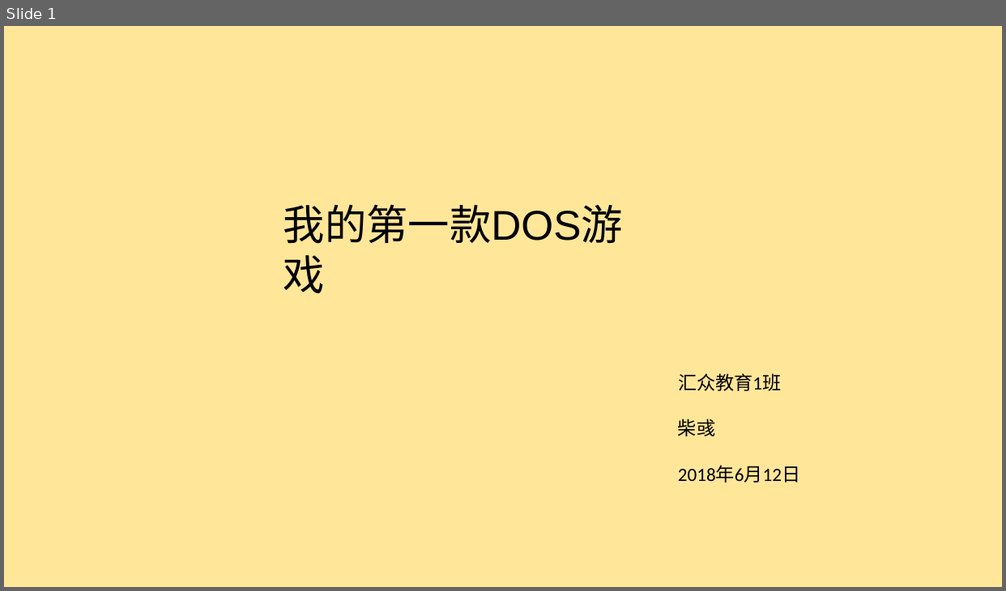
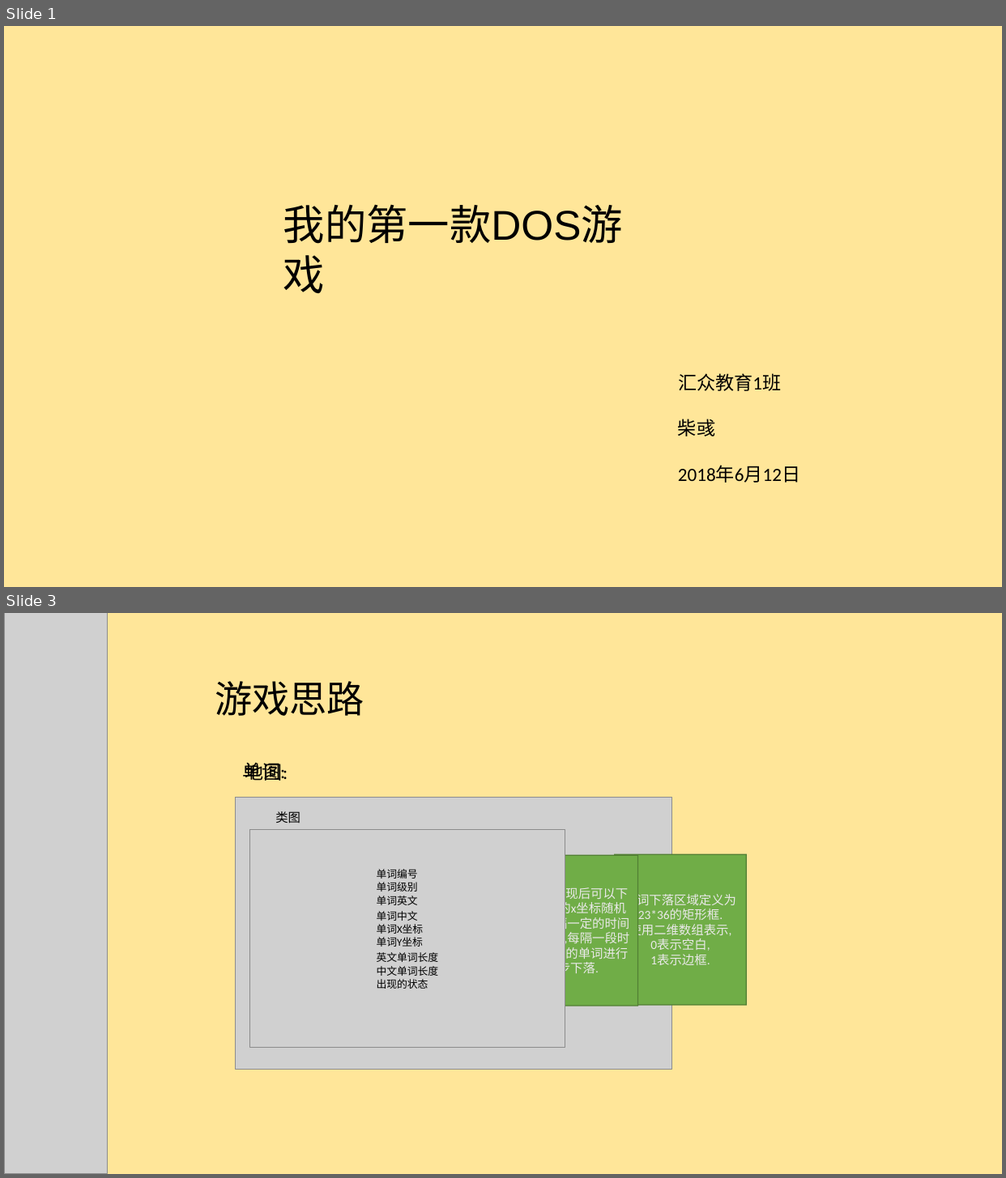
Before and after one commit to CatherineIsNotHere/MyStudyProject, a slide deck: 演示文稿1.pptx. Shown one above the other, each under a label of ours: slide 1 before the commit, slides 1 and 3 after it; the slides between them are not shown. The pictures are 1006x591 and 1006x1178 pixels, drawn with LibreOffice and Linux fonts; fonts in the diff are those of the drawing; grey boxes stand for pictures. Boxes give left, top, right and bottom in pixels: in the first picture for what was removed or moved away, otherwise in the second. Text is boxed around its words. In the diff, an @@ line names an element or a change of style, - is before the commit and + after.

```diff
--- a/演示文稿1.pptx
+++ b/演示文稿1.pptx
@@ slide 3 added at (4, 613, 1002, 1174), background #FFE699 @@
@@ picture added at (4, 613, 108, 1174) @@
@@ text added at (215, 681, 364, 716), 36 pt, text #000000 @@
+游戏思路
@@ text added at (243, 763, 285, 781), 18 pt, text #000000 @@
+单词:
@@ text added at (245, 763, 288, 781), 18 pt, text #000000 @@
+地图:
@@ picture added at (236, 797, 671, 1070) @@
@@ picture added at (250, 829, 565, 1047) @@
@@ text added at (275, 811, 300, 824), 12 pt, text #000000 @@
+类图
@@ left arrow callout added at (435, 855, 638, 1006), fill #70AD47, outline #538035 1 pt, 12 pt, text #EBEAEA @@
+当单词出现后可以下落,下落的x坐标随机生成,每隔一定的时间下落一次,每隔一段时间生成新的单词进行同步下落.
@@ left arrow callout added at (543, 855, 747, 1005), fill #70AD47, outline #538035 1 pt, 12 pt, text #EBEAEA @@
+单词下落区域定义为23*36的矩形框.
+使用二维数组表示,
+0表示空白,
+1表示边框.
@@ text added at (377, 869, 418, 879), 10 pt, text #000000 @@
+单词编号
@@ text added at (377, 882, 418, 892), 10 pt, text #000000 @@
+单词级别
@@ text added at (377, 896, 418, 905), 10 pt, text #000000 @@
+单词英文
@@ text added at (377, 911, 418, 921), 10 pt, text #000000 @@
+单词中文
@@ text added at (377, 924, 424, 934), 10 pt, text #000000 @@
+单词X坐标
@@ text added at (377, 937, 423, 947), 10 pt, text #000000 @@
+单词Y坐标
@@ text added at (377, 952, 439, 962), 10 pt, text #000000 @@
+英文单词长度
@@ text added at (377, 966, 439, 976), 10 pt, text #000000 @@
+中文单词长度
@@ text added at (377, 979, 428, 989), 10 pt, text #000000 @@
+出现的状态
```
Also in this commit, not shown: 7 other slides added, 8 slides removed, 5 other files.
